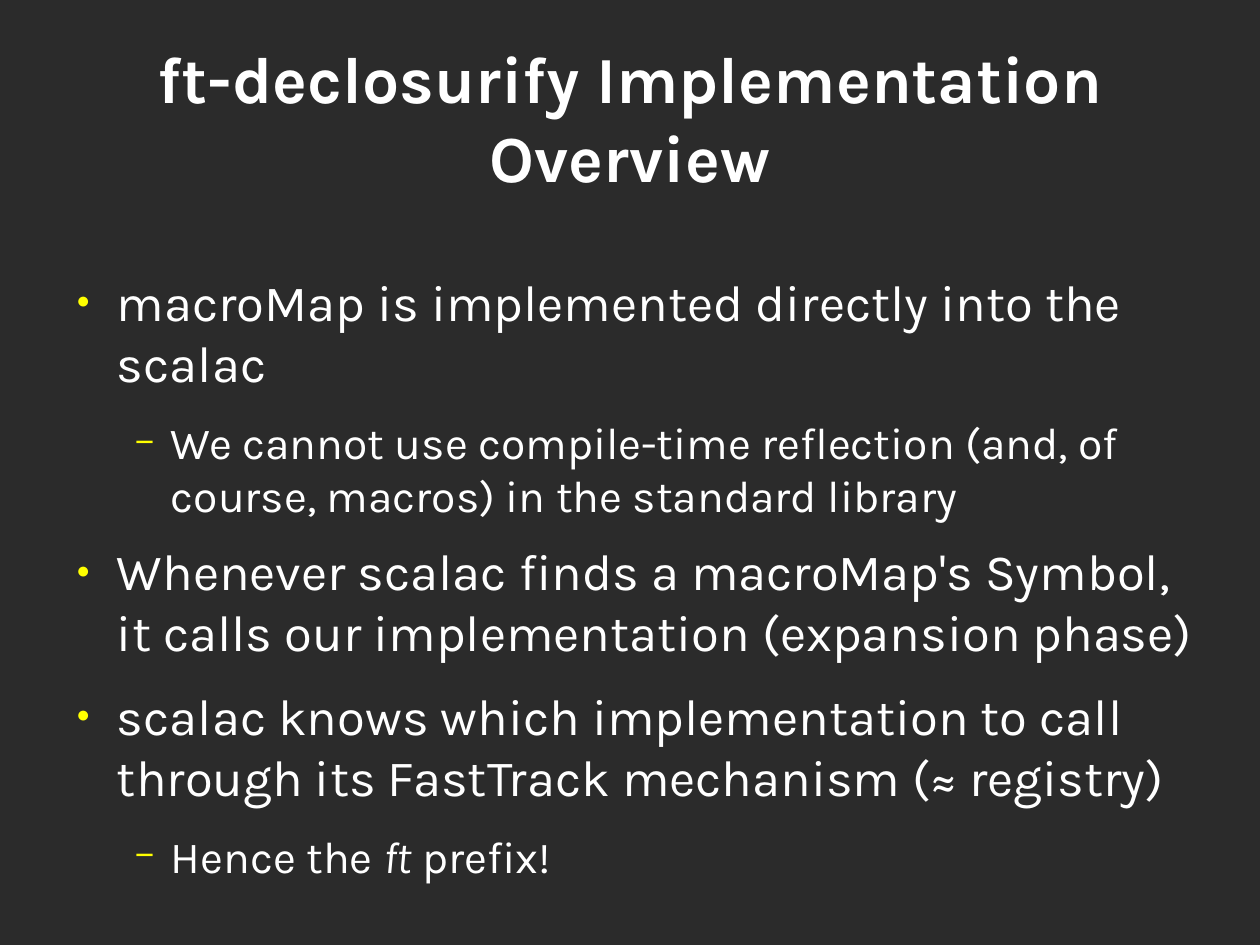
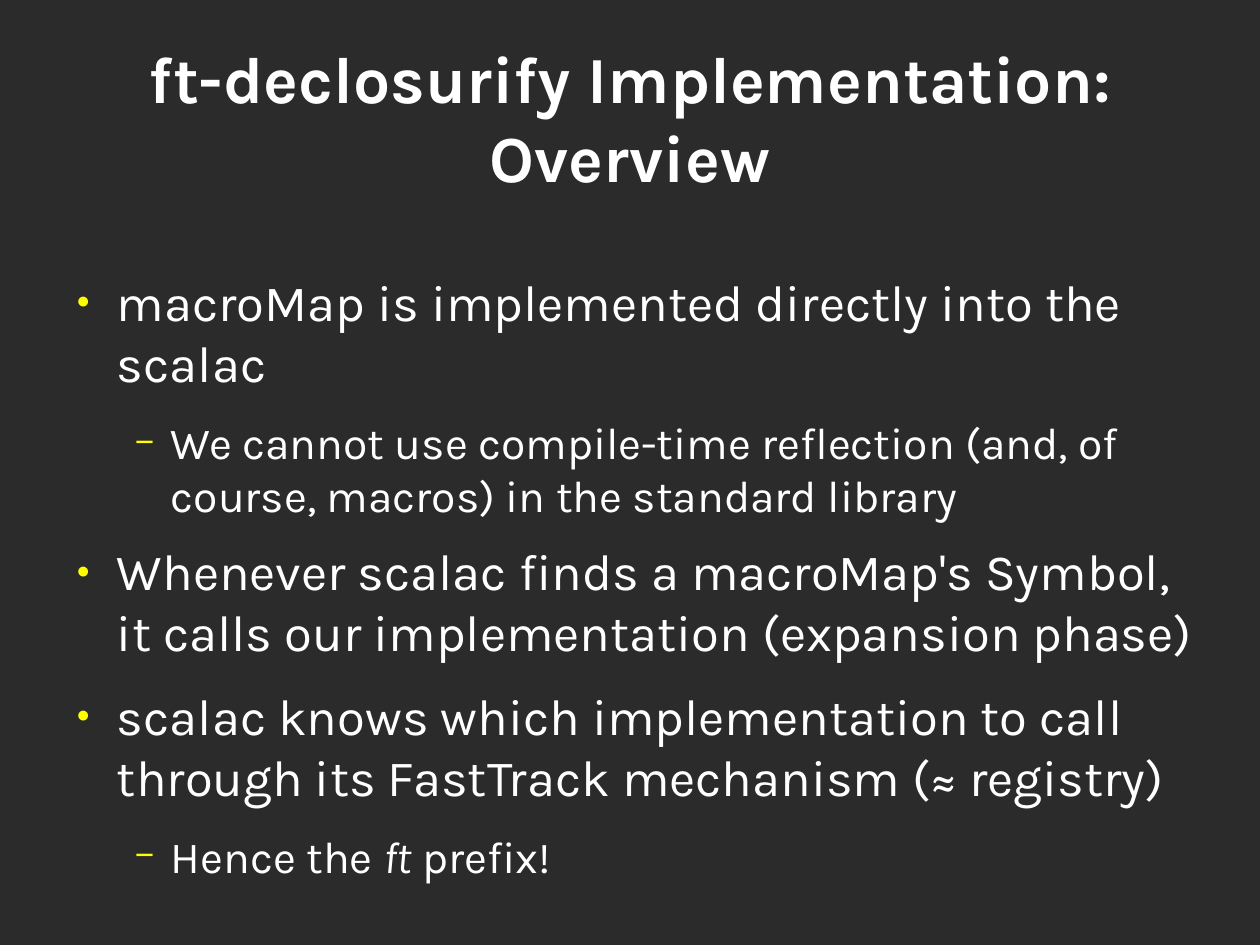
Before and after one commit to geo-kollias/msc-thesis-tex, a slide deck: slide 15 of geokollias_msc_thesis_pres.odp. Drawn at 1260x945 pixels with LibreOffice and Linux fonts; fonts in the diff are those of the drawing; background and template pictures are left out; a plain dark background stands for a picture behind light text. Boxes give left, top, right and bottom in pixels: in the first picture for what was removed or moved away, otherwise in the second. Text is boxed around its words. In the diff, an @@ line names an element or a change of style, - is before the commit and + after.

```diff
--- a/geokollias_msc_thesis_pres.odp
+++ b/geokollias_msc_thesis_pres.odp
@@ title at (x1=149, y1=56, x2=1111, y2=183): text changed @@
-ft-declosurify Implementation Overview
+ft-declosurify Implementation: Overview
```
Also in this commit, not shown: 1 other slide changed, 1 slide added.
